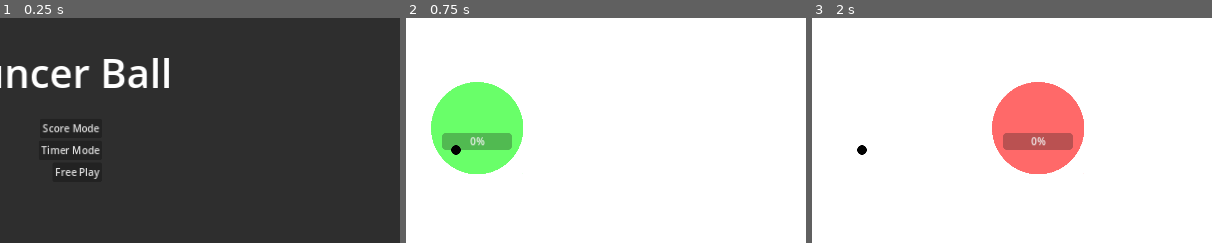
Above: before the commit, frames 1-3 (left to right).
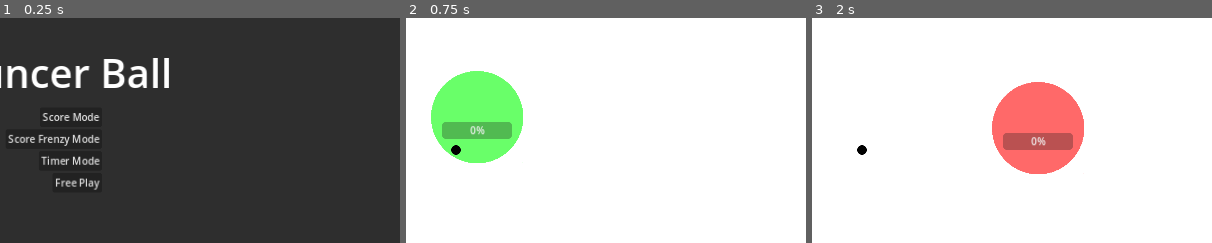
Above: after the commit, the same moments.

Repository: adsuttman/GBGJ1
Game: Godot game, scene res://main_menu.tscn
The game is run twice, just before and just after one commit, with the same random seed, the same clock (stepped at 60 frames per second) and the same inputs.
Inputs (mouse positions are % of the whole screen's width and height, from its top left):
- Up to frame 1 (0.25 s): no input
- Up to frame 2 (0.75 s): click "Score Mode" at 0.5 s
- Up to frame 3 (2 s): tap Enter at 1.25 s; move the mouse to (72, 45) at 1.27 s; click (72, 45) at 1.42 s
The pictures show only the part of the screen within x 44-94%, y 21-71%; the shares and areas given below are measured in that part.

The runs differ from the first frame. In frame 1, 2.1% of the frame differs, in the area x 2-25%, y 42-77%; in frame 2, 4.0%, in the area x 6-30%, y 23-70%; in frame 3, nothing differs.

Commit message:
added score frenzy mode

Diff:
--- a/main_menu.gd
+++ b/main_menu.gd
@@ -11,3 +11,7 @@
 
 func _on_score_mode_pressed() -> void:
 	get_tree().change_scene_to_file("res://score_mode.tscn")
+
+
+func _on_frenzy_mode_pressed() -> void:
+	get_tree().change_scene_to_file("res://score_frenzy_mode.tscn")
--- a/main_menu.tscn
+++ b/main_menu.tscn
@@ -58,12 +58,20 @@
 [node name="VSeparator" type="VSeparator" parent="Panel/VFlowContainer"]
 layout_mode = 2
 
+[node name="FrenzyMode" type="Button" parent="Panel/VFlowContainer"]
+layout_mode = 2
+mouse_default_cursor_shape = 2
+text = "Score Frenzy Mode"
+
+[node name="VSeparator2" type="VSeparator" parent="Panel/VFlowContainer"]
+layout_mode = 2
+
 [node name="TimerMode" type="Button" parent="Panel/VFlowContainer"]
 layout_mode = 2
 mouse_default_cursor_shape = 2
 text = "Timer Mode"
 
-[node name="VSeparator2" type="VSeparator" parent="Panel/VFlowContainer"]
+[node name="VSeparator3" type="VSeparator" parent="Panel/VFlowContainer"]
 layout_mode = 2
 
 [node name="FreePlay" type="Button" parent="Panel/VFlowContainer"]
@@ -71,9 +79,10 @@
 mouse_default_cursor_shape = 2
 text = "Free Play"
 
-[node name="VSeparator3" type="VSeparator" parent="Panel/VFlowContainer"]
+[node name="VSeparator4" type="VSeparator" parent="Panel/VFlowContainer"]
 layout_mode = 2
 
 [connection signal="pressed" from="Panel/VFlowContainer/ScoreMode" to="." method="_on_score_mode_pressed"]
+[connection signal="pressed" from="Panel/VFlowContainer/FrenzyMode" to="." method="_on_frenzy_mode_pressed"]
 [connection signal="pressed" from="Panel/VFlowContainer/TimerMode" to="." method="_on_timer_mode_pressed"]
 [connection signal="pressed" from="Panel/VFlowContainer/FreePlay" to="." method="_on_free_play_pressed"]
--- /dev/null
+++ b/score_frenzy_mode.gd
@@ -0,0 +1,60 @@
+extends Node2D
+
+@onready var game = $Game
+@onready var label = $UI/Score
+@onready var UI = $UI
+@onready var timer = $Timer
+
+@export_category("Collectible Settings")
+@export var collectible: PackedScene
+@export_range(0, 1280) var min_spawn_x: int
+@export_range(0, 1280) var max_spawn_x: int
+@export_range(0, 720) var min_spawn_y: int
+@export_range(0, 720) var max_spawn_y: int
+
+@export_category("Effect Area Settings")
+@export var area: PackedScene
+@export var area_scale: Vector2 = Vector2(1,1)
+
+
+var score: int = 0
+var random: RandomNumberGenerator = RandomNumberGenerator.new()
+
+func _ready() -> void:
+	random.randomize()
+
+func spawn_collectible():
+	var inst: Collectible = collectible.instantiate()
+	inst.position.x = random.randi_range(min_spawn_x,max_spawn_x)
+	inst.position.y = random.randi_range(min_spawn_y,max_spawn_y)
+	inst.ball_entered.connect(on_collection)
+	add_child(inst)
+
+func spawn_effect_area(transform: Transform2D):
+	var inst = area.instantiate()
+	inst.transform = transform.scaled_local(area_scale)
+	add_child(inst)
+
+func on_collection(transform: Transform2D):
+	score += 1
+	update_label()
+	spawn_collectible()
+	spawn_effect_area(transform)
+
+func update_label():
+	label.text = String.num(score) + " points"
+
+func _on_game_ball_touched_floor() -> void:
+	UI.hide()
+	timer.stop()
+	game.display_game_over(String.num(score) + " points")
+
+
+func _on_game_game_started() -> void:
+	spawn_collectible()
+	timer.start()
+	label.show()
+
+
+func _on_timer_timeout() -> void:
+	spawn_collectible()
--- /dev/null
+++ b/score_frenzy_mode.tscn
@@ -0,0 +1,49 @@
+[gd_scene load_steps=6 format=3 uid="uid://5b0m2ehmcm1j"]
+
+[ext_resource type="Script" path="res://score_frenzy_mode.gd" id="1_0cfl2"]
+[ext_resource type="PackedScene" uid="uid://dp2430ah85wf6" path="res://collectible.tscn" id="2_148kg"]
+[ext_resource type="PackedScene" uid="uid://c82xx3vfs1iw7" path="res://effect_area.tscn" id="3_8ovyo"]
+[ext_resource type="PackedScene" uid="uid://d4eeknwdl85f1" path="res://game.tscn" id="4_7aggm"]
+
+[sub_resource type="LabelSettings" id="LabelSettings_3tkf6"]
+font_color = Color(0, 0, 0, 1)
+
+[node name="ScoreMode" type="Node2D"]
+script = ExtResource("1_0cfl2")
+collectible = ExtResource("2_148kg")
+min_spawn_x = 64
+max_spawn_x = 1216
+min_spawn_y = 64
+max_spawn_y = 656
+area = ExtResource("3_8ovyo")
+
+[node name="UI" type="Control" parent="."]
+top_level = true
+layout_mode = 3
+anchors_preset = 0
+offset_right = 1280.0
+offset_bottom = 720.0
+
+[node name="Score" type="Label" parent="UI"]
+visible = false
+top_level = true
+layout_mode = 1
+anchors_preset = 5
+anchor_left = 0.5
+anchor_right = 0.5
+offset_left = -20.0
+offset_right = 20.0
+offset_bottom = 23.0
+grow_horizontal = 2
+text = "
+0 points"
+label_settings = SubResource("LabelSettings_3tkf6")
+
+[node name="Game" parent="." instance=ExtResource("4_7aggm")]
+
+[node name="Timer" type="Timer" parent="."]
+wait_time = 5.0
+
+[connection signal="ball_touched_floor" from="Game" to="." method="_on_game_ball_touched_floor"]
+[connection signal="game_started" from="Game" to="." method="_on_game_game_started"]
+[connection signal="timeout" from="Timer" to="." method="_on_timer_timeout"]
